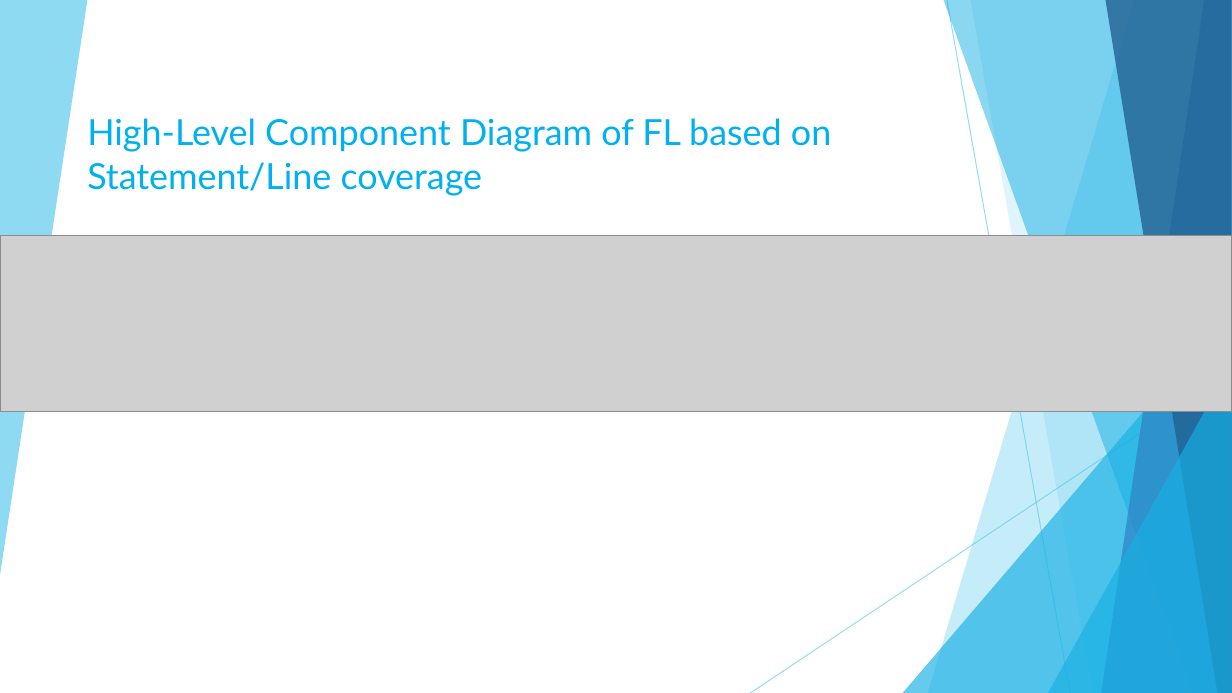
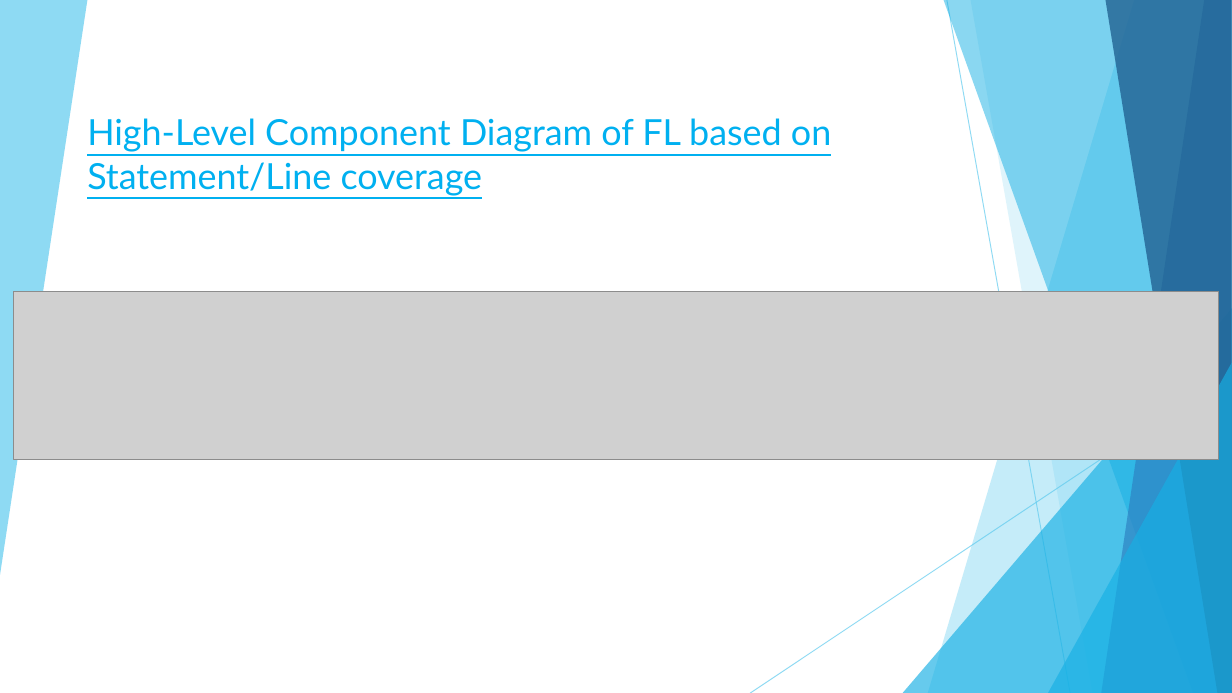
Before and after one commit to Neeraj921721/FYP, a slide deck: slide 4 of Docs/FYP PRESENTATION.pptx (slide 5 before the commit). Drawn at 1232x693 pixels with LibreOffice and Linux fonts; fonts in the diff are those of the drawing; grey boxes stand for pictures. Boxes give left, top, right and bottom in pixels: in the first picture for what was removed or moved away, otherwise in the second. Text is boxed around its words. In the diff, an @@ line names an element or a change of style, - is before the commit and + after.

```diff
--- a/Docs/FYP PRESENTATION.pptx
+++ b/Docs/FYP PRESENTATION.pptx
@@ text "High-Level Component Diagram of FL ..." at (87,118,831,196): underline on @@
@@ picture: place and size @@
-picture at (0,236,1232,411)
+picture at (14,291,1219,459)
```
Also in this commit, not shown: 17 other slides changed, 2 slides added, 1 slide removed, 2 other files.
